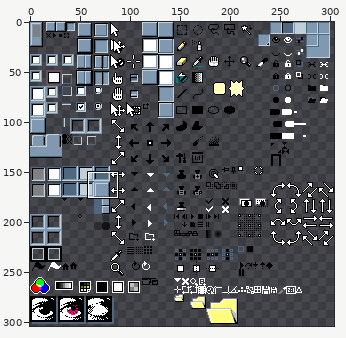
Two states of a sprite sheet, Aseprite 95/rainy-day/sheet.png. The first picture is a wide view before the edit; the outline marks the close-up.
Close-up. Before:
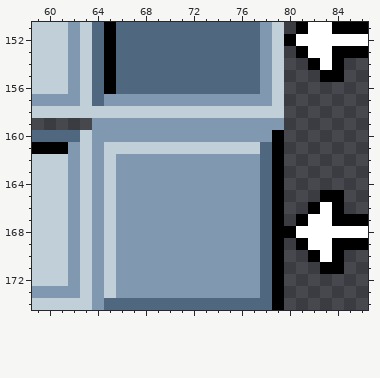
The file is 304x304 pixels. Pixels under 10% opacity are left out. Colours within 5 levels of each other are drawn and written as one. Shown: x 59..86, y 151..174.
The result:
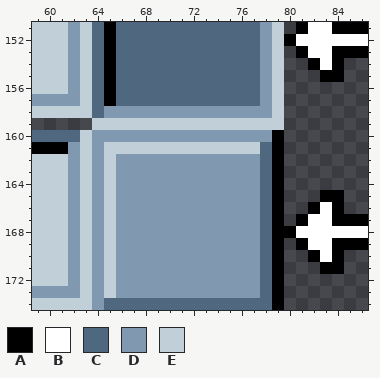
Palette (. is transparent): A #000000  B #ffffff  C #4f677f  D #8098b0  E #c0cfd8
What changed:
@@ x 59..86 @@
 156 EEEDECACCCCCCCCCCCCDE.......
-157 DDDDECDDDDDDDDDDDDDDE.......
-158 EEEEEEEEEEEEEEEEEEEEE.......
-159 .....DDDDDDDDDDDDDDDD.......
+157 DDDDECACCCCCCCCCCCCDE.......
+158 EEEEECDDDDDDDDDDDDDDE.......
+159 .....EEEEEEEEEEEEEEEE.......
 160 CCCCEDDDDDDDDDDDDDDDA.......
Where, in picture pixels (left, top, right, bottom), the same in both close-ups:
changed: (92, 94, 284, 130)
